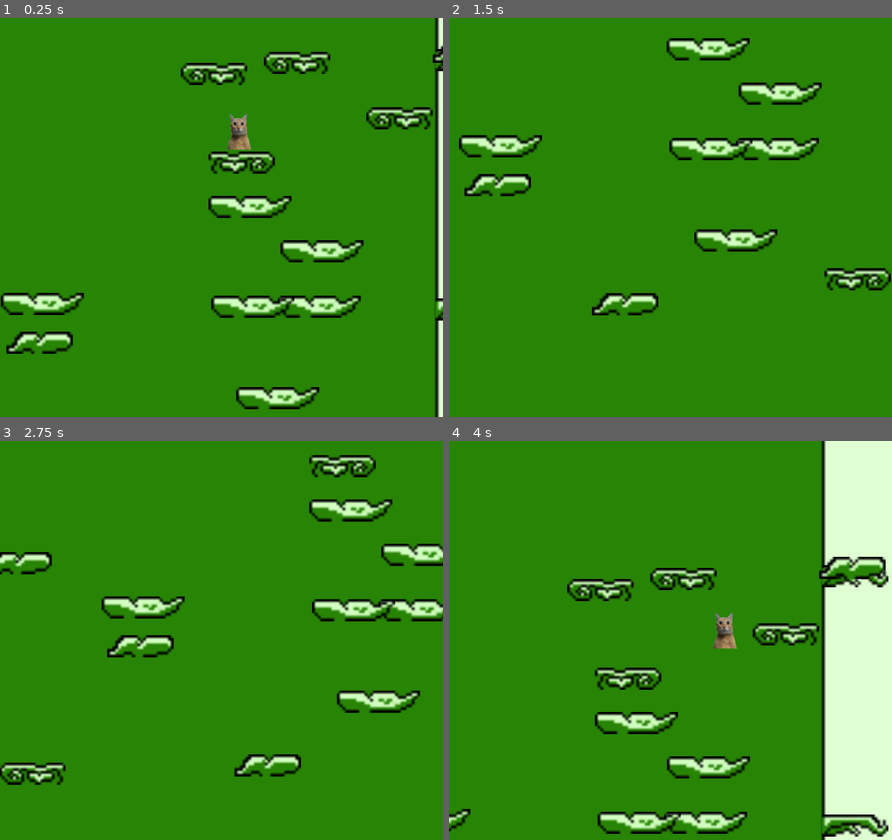
Above: before the commit, frames 1-4 (two rows, left to right).
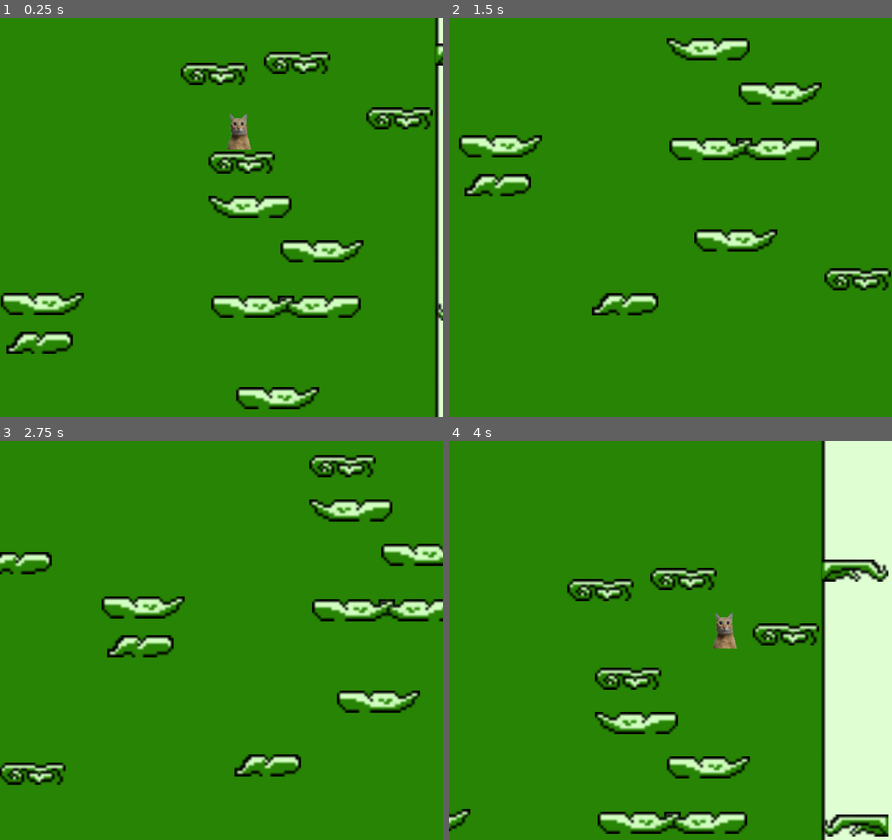
Above: after the commit, the same moments.

Repository: ArthurVayner/GameJam2026
Game: Godot game, scene res://Scenes/Main.tscn
Two runs of this game, one before a commit and one after it. Both use one fixed random seed, a clock stepped at 60 frames per second and the inputs below. The engine's default icon, where the game draws it, is replaced by a stand-in: a white triangle on a blue panel in a dark square.
Inputs:
- Up to frame 1 (0.25 s): no input
- Up to frame 2 (1.5 s): tap Enter at 0.5, 1.25 s; hold Right (go_right) from 0.53 s (still down); tap R at 0.6, 1.35 s; tap W (jump) at 0.77, 1.07 s
- Up to frame 3 (2.75 s): tap W (jump) at 1.52, 1.82 s; tap Enter at 2 s; release Right (go_right) at 2.03 s; hold Left (go_left) from 2.03 s (still down); tap R at 2.1 s
- Up to frame 4 (4 s): tap Enter at 2.75, 3.5 s; release Left (go_left) at 2.78 s; hold Right (go_right) from 2.78 s (still down); tap R at 2.85, 3.6 s; tap W (jump) at 3.02, 3.32, 3.77 s

The runs differ from the first frame. In frame 1, 2.1% of the frame differs, in the area x 47-100%, y 6-76%; in frame 2, 2.0%; in frame 3, 1.8%; in frame 4, 3.5%, in the area x 32-100%, y 29-100%.

Commit message:
use platform_texture instead of scale.x

Diff:
--- a/Scenes/Level.tscn
+++ b/Scenes/Level.tscn
@@ -15,39 +15,30 @@
 
 [node name="Platform" parent="Platforms1" unique_id=1291661622 instance=ExtResource("1_0ba56")]
 position = Vector2(87, -440)
-platform_texture = 0
 
 [node name="Platform2" parent="Platforms1" unique_id=1464590313 instance=ExtResource("1_0ba56")]
 position = Vector2(18, -482)
-platform_texture = 0
 
 [node name="Platform3" parent="Platforms1" unique_id=1847265870 instance=ExtResource("1_0ba56")]
 position = Vector2(12, -436)
-platform_texture = 0
 
 [node name="Platform4" parent="Platforms1" unique_id=492768401 instance=ExtResource("1_0ba56")]
 position = Vector2(12, -333)
-platform_texture = 0
 
 [node name="Platform5" parent="Platforms1" unique_id=1152166992 instance=ExtResource("1_0ba56")]
 position = Vector2(-35, -338)
-platform_texture = 0
 
 [node name="Platform6" parent="Platforms1" unique_id=1509945887 instance=ExtResource("1_0ba56")]
 position = Vector2(-7, -347)
-platform_texture = 0
 
 [node name="Platform8" parent="Platforms1" unique_id=1076527401 instance=ExtResource("1_0ba56")]
 position = Vector2(-42, 120)
-platform_texture = 0
 
 [node name="Platform9" parent="Platforms1" unique_id=1022630069 instance=ExtResource("1_0ba56")]
 position = Vector2(71, -377)
-platform_texture = 0
 
 [node name="Platform10" parent="Platforms1" unique_id=646100283 instance=ExtResource("1_0ba56")]
 position = Vector2(-40, -35)
-platform_texture = 0
 
 [node name="Platform20" parent="Platforms1" unique_id=1881822779 instance=ExtResource("1_0ba56")]
 position = Vector2(-41, -435)
@@ -111,7 +102,7 @@
 platform_texture = 2
 
 [node name="Platform7" parent="Platforms2" unique_id=245653208 instance=ExtResource("1_0ba56")]
-position = Vector2(-76, -244)
+position = Vector2(79, -195)
 platform_texture = 2
 
 [node name="Platform8" parent="Platforms2" unique_id=183408796 instance=ExtResource("1_0ba56")]
@@ -212,11 +203,6 @@
 scale = Vector2(-1, 1)
 platform_texture = 5
 
-[node name="Platform45" parent="Platforms3" unique_id=320507504 instance=ExtResource("1_0ba56")]
-position = Vector2(115, -137)
-scale = Vector2(-1, 1)
-platform_texture = 5
-
 [node name="Platform42" parent="Platforms3" unique_id=1490525365 instance=ExtResource("1_0ba56")]
 position = Vector2(115, -226)
 scale = Vector2(-1, 1)
@@ -316,12 +302,6 @@
 
 [node name="Bird" parent="." unique_id=896752602 instance=ExtResource("3_fuudy")]
 position = Vector2(-45, 128)
-
-[node name="BirdSpawnPlatform" parent="." unique_id=916455241 instance=ExtResource("1_8rbpu")]
-position = Vector2(114, -140)
-
-[node name="BirdSpawnPlatform2" parent="." unique_id=172160104 instance=ExtResource("1_8rbpu")]
-position = Vector2(85, 100)
 
 [node name="Wall" type="Sprite2D" parent="." unique_id=755569080]
 z_index = -1
@@ -399,6 +379,13 @@
 3
 4"
 
+[node name="BirdSpawnPlatform" parent="." unique_id=916455241 instance=ExtResource("1_8rbpu")]
+position = Vector2(115, -139)
+platform_texture = 5
+
+[node name="BirdSpawnPlatform2" parent="." unique_id=172160104 instance=ExtResource("1_8rbpu")]
+position = Vector2(85, 100)
+
 [node name="BirdSpawnPlatform3" parent="." unique_id=463594167 instance=ExtResource("1_8rbpu")]
 position = Vector2(6, 8)
 direction = -1
@@ -406,3 +393,5 @@
 [node name="BirdSpawnPlatform4" parent="." unique_id=1198272275 instance=ExtResource("1_8rbpu")]
 position = Vector2(-84, -65)
 direction = -1
+
+[node name="Node2D" type="Node2D" parent="." unique_id=715796183]
--- a/Scenes/Platform.tscn
+++ b/Scenes/Platform.tscn
@@ -1,31 +1,30 @@
 [gd_scene format=3 uid="uid://dtcf2dn0fgyae"]
 
 [ext_resource type="Script" uid="uid://cfcugiim5isip" path="res://Scripts/Platform.gd" id="1_pquxj"]
-[ext_resource type="Texture2D" uid="uid://damf6jiqs87yv" path="res://Assets/images/Platform2.png" id="2_p2t55"]
+[ext_resource type="Texture2D" uid="uid://d01gckb14x8cg" path="res://Assets/images/Platform.png" id="2_8n7cf"]
 
-[sub_resource type="RectangleShape2D" id="RectangleShape2D_8n7cf"]
+[sub_resource type="RectangleShape2D" id="RectangleShape2D_kti7u"]
 size = Vector2(24, 8)
 
-[sub_resource type="RectangleShape2D" id="RectangleShape2D_kti7u"]
-size = Vector2(24, 2)
+[sub_resource type="RectangleShape2D" id="RectangleShape2D_vayem"]
+size = Vector2(23, 2)
 
 [node name="Platform" type="StaticBody2D" unique_id=1291661622]
 script = ExtResource("1_pquxj")
-platform_texture = null
 
 [node name="Sprite2D" type="Sprite2D" parent="." unique_id=1854075000]
 position = Vector2(-1, 6)
-texture = ExtResource("2_p2t55")
+texture = ExtResource("2_8n7cf")
 offset = Vector2(1, -6)
 
 [node name="CollisionShape2D" type="CollisionShape2D" parent="." unique_id=1573073489]
-shape = SubResource("RectangleShape2D_8n7cf")
+shape = SubResource("RectangleShape2D_kti7u")
 
 [node name="DetectionArea" type="Area2D" parent="." unique_id=646678644]
 
 [node name="CollisionShape2D" type="CollisionShape2D" parent="DetectionArea" unique_id=1561203732]
 position = Vector2(0, -4)
-shape = SubResource("RectangleShape2D_kti7u")
+shape = SubResource("RectangleShape2D_vayem")
 debug_color = Color(1, 0, 0, 0.4)
 
 [connection signal="body_entered" from="DetectionArea" to="." method="_on_detection_area_body_entered"]
--- a/Scenes/bird_spawn_platform.gd
+++ b/Scenes/bird_spawn_platform.gd
@@ -2,3 +2,14 @@
 
 @export_enum("Right:1", "Left:-1") var direction: int = 1
 @export var bird_distance_from_platform: float = 100.0
+@export var width: float = 24.0
+enum PLATFROM_TEXTURE {ONE, ONE_ROTATED, TWO, TWO_ROTATED, THREE, THREE_ROTATED, FOUR, FOUR_ROTATED, INVISIBLE}
+@export var platform_texture: PLATFROM_TEXTURE
+
+@onready var platform: StaticBody2D = $Platform
+
+
+func _ready() -> void:
+	platform.platform_texture = platform_texture
+	platform.set_texture()
+	platform.width = width
--- a/Scripts/Platform.gd
+++ b/Scripts/Platform.gd
@@ -3,8 +3,11 @@
 
 
 enum PLATFROM_TEXTURE {ONE, ONE_ROTATED, TWO, TWO_ROTATED, THREE, THREE_ROTATED, FOUR, FOUR_ROTATED, INVISIBLE}
-@export var platform_texture: PLATFROM_TEXTURE
-
+@export var platform_texture: PLATFROM_TEXTURE:
+	set(value):
+		platform_texture = value
+		if is_node_ready():
+			set_texture()
 
 @export var color: Color = Color("00fa9a"):
 	set(value):
@@ -50,27 +53,30 @@
 
 
 func set_texture() -> void:
+	if sprite_2d:
+		sprite_2d.flip_h = false
+
 	match platform_texture:
 		PLATFROM_TEXTURE.ONE:
 			sprite_2d.texture = load("res://Assets/images/Platform.png")
 		PLATFROM_TEXTURE.ONE_ROTATED:
 			sprite_2d.texture = load("res://Assets/images/Platform.png")
-			scale.x = -1
+			sprite_2d.flip_h = true
 		PLATFROM_TEXTURE.TWO:
 			sprite_2d.texture = load("res://Assets/images/Platform2.png")
 		PLATFROM_TEXTURE.TWO_ROTATED:
 			sprite_2d.texture = load("res://Assets/images/Platform2.png")
-			scale.x = -1
+			sprite_2d.flip_h = true
 		PLATFROM_TEXTURE.THREE:
 			sprite_2d.texture = load("res://Assets/images/Platform3.png")
 		PLATFROM_TEXTURE.THREE_ROTATED:
 			sprite_2d.texture = load("res://Assets/images/Platform3.png")
-			scale.x = -1
+			sprite_2d.flip_h = true
 		PLATFROM_TEXTURE.FOUR:
 			sprite_2d.texture = load("res://Assets/images/Platform4.png")
 		PLATFROM_TEXTURE.FOUR_ROTATED:
 			sprite_2d.texture = load("res://Assets/images/Platform4.png")
-			scale.x = -1
+			sprite_2d.flip_h = true
 		9:
 			sprite_2d.texture = null
 
